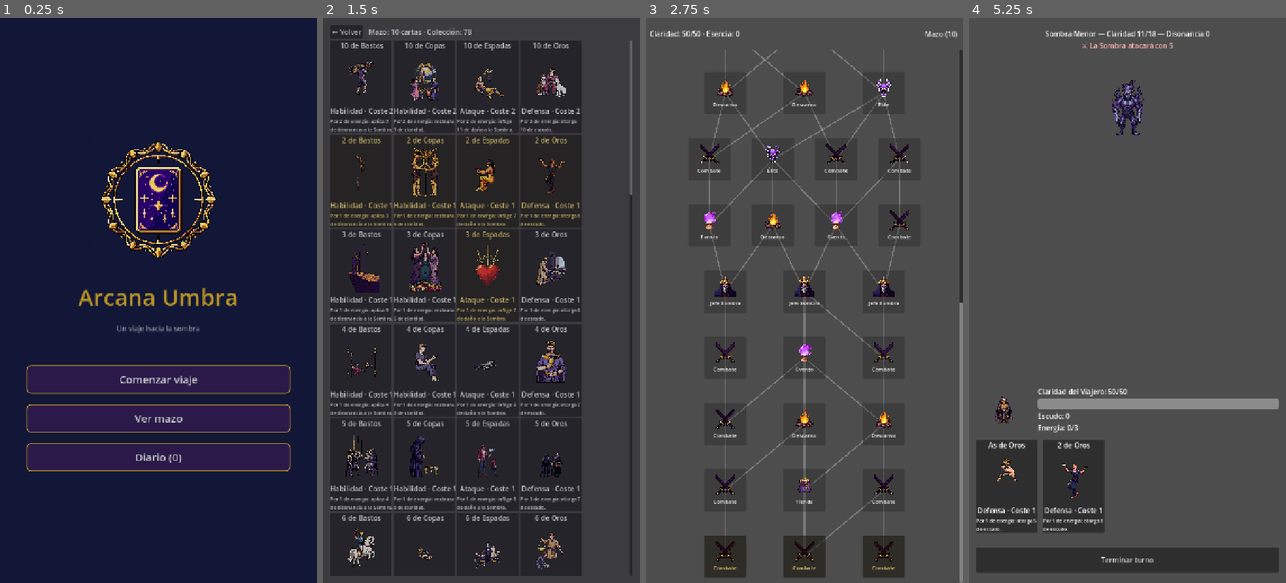
Above: before the commit, frames 1-4 (left to right).
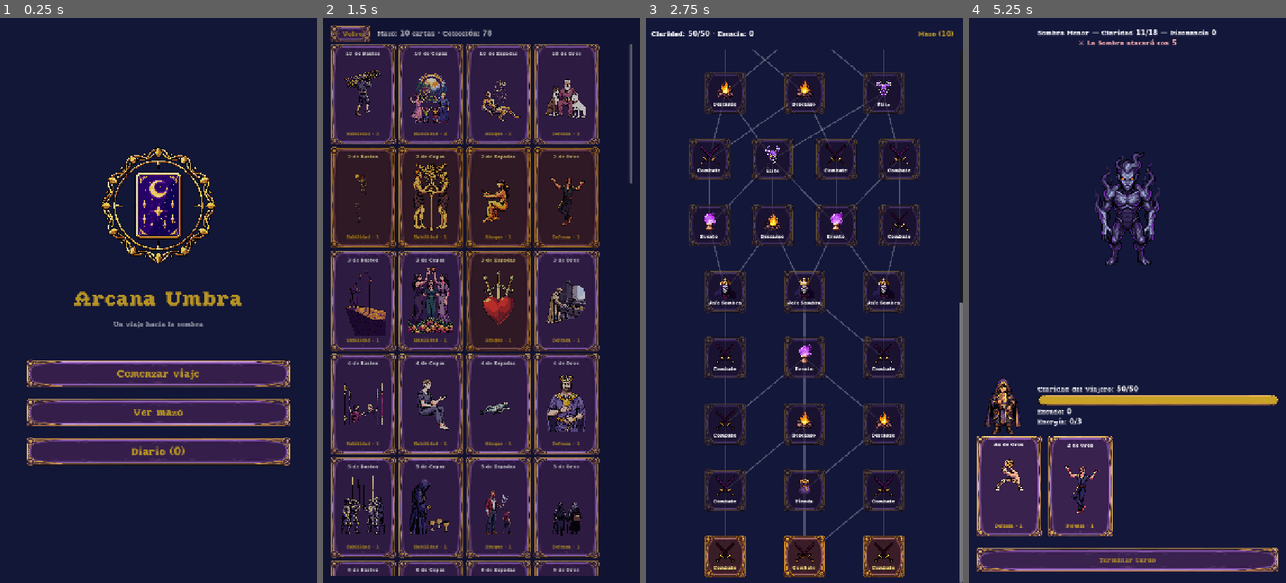
Above: after the commit, the same moments.

Repository: hugolesta/arcana-umbra
Game: Godot game, scene res://scenes/Main.tscn
Two runs of this game, one before a commit and one after it. Both use one fixed random seed, a clock stepped at 60 frames per second and the inputs below.
Inputs (mouse positions are in pixels of both pictures, inside the frame that each line leads up to):
- Up to frame 1 (0.25 s): no input
- Up to frame 2 (1.5 s): click "Comenzar viaje" at 0.5 s; click "Mazo (10)" at 1.25 s
- Up to frame 3 (2.75 s): click "← Volver" at 2 s
- Up to frame 4 (5.25 s): click (1048, 554) at 2.77 s; click (1007, 486) at 3.52 s; click (1010, 486) at 4.27 s; click (1073, 486) at 5.02 s

The runs differ from the first frame. In frame 1, 11% of the frame differs, in the area x 8-92%, y 21-81%; in frame 2, 59%; in frame 3, 93%; in frame 4, 99%, in the area x 0-100%, y 0-100%.

Commit message:
Corrige el tema PixelLab: no se estaba aplicando en el juego real
El tema construido en la fase anterior nunca llegaba a pantalla: Main es
un Node plano, así que la herencia de temas se cortaba ahí y
get_window().theme no alcanzaba a ninguna escena hija. Detectado
ejecutando el juego real con capturas de pantalla, no con el headless.

- El tema se aplica ahora por escena en _swap_to() (main.gd)
- Quitados los overrides StyleBoxFlat de title_scene.gd que pisaban el
  botón arcano del tema
- Fondo global (ColorRect en CanvasLayer layer -10) para que las escenas
  Control no muestren el gris por defecto de Godot
- MarginContainer explícito de 60px en event_scene.gd: el content_margin
  de un StyleBoxTexture no desplaza a los hijos de un PanelContainer
- sprite_strip.gd escala y centra por get_used_rect() en vez del tamaño
  del frame: los lienzos de PixelLab dejan mucho aire y los personajes
  salían diminutos y descentrados
- Ajustes de fuente/márgenes en card_ui.gd para que el contenido quepa
  dentro del marco ornamentado de las cartas

Nueva herramienta: tools/Screenshot.tscn recorre las 7 pantallas del
juego real y guarda un PNG de cada una. Añadido como séptimo comando de
verificación en CLAUDE.md junto con las trampas de UI documentadas para
no repetirlas.

Co-Authored-By: Claude Sonnet 5 <noreply@anthropic.com>

Diff:
--- a/scripts/main.gd
+++ b/scripts/main.gd
@@ -14,9 +14,23 @@
 
 
 func _ready() -> void:
-	get_window().theme = UITheme.build()
+	get_window().theme = UITheme.get_cached()
+	_build_background()
 	_build_fade_overlay()
 	show_title()
+
+
+func _build_background() -> void:
+	# Fondo global del juego: sin él, las escenas Control muestran el gris
+	# por defecto de Godot entre sus elementos.
+	var background := ColorRect.new()
+	background.color = UITheme.COLOR_BG
+	background.set_anchors_preset(Control.PRESET_FULL_RECT)
+	background.mouse_filter = Control.MOUSE_FILTER_IGNORE
+	var layer := CanvasLayer.new()
+	layer.layer = -10
+	add_child(layer)
+	layer.add_child(background)
 
 
 func _build_fade_overlay() -> void:
@@ -108,6 +122,9 @@
 	if _current:
 		_current.queue_free()
 	_current = load(scene_path).instantiate()
+	# La herencia de temas se corta en Main (Node plano): aplicar por escena.
+	if _current is Control:
+		_current.theme = UITheme.get_cached()
 	add_child(_current)
 	# Transición: la escena nueva entra con un fundido desde el color de fondo.
 	if _fade:
--- a/scripts/ui/card_ui.gd
+++ b/scripts/ui/card_ui.gd
@@ -7,7 +7,7 @@
 
 func _init(p_card: CardData) -> void:
 	card = p_card
-	custom_minimum_size = Vector2(140, 210)
+	custom_minimum_size = Vector2(150, 230)
 	clip_text = true
 	_build_content()
 	# Juice: la carta responde al tacto con un pequeño pop.
@@ -25,15 +25,24 @@
 
 
 func _build_content() -> void:
+	# Margen interior: el marco del botón arcano es ornamentado y el
+	# contenido debe quedar dentro, no encima de la filigrana.
+	var margin := MarginContainer.new()
+	margin.set_anchors_preset(Control.PRESET_FULL_RECT)
+	margin.mouse_filter = Control.MOUSE_FILTER_IGNORE
+	for side in ["left", "right", "top", "bottom"]:
+		margin.add_theme_constant_override("margin_" + side, 14)
+	add_child(margin)
+
 	var box := VBoxContainer.new()
-	box.set_anchors_preset(Control.PRESET_FULL_RECT)
 	box.mouse_filter = Control.MOUSE_FILTER_IGNORE
-	add_child(box)
+	margin.add_child(box)
 
 	var name_label := Label.new()
 	name_label.text = card.card_name
 	name_label.horizontal_alignment = HORIZONTAL_ALIGNMENT_CENTER
 	name_label.autowrap_mode = TextServer.AUTOWRAP_WORD_SMART
+	name_label.add_theme_font_size_override("font_size", 12)
 	name_label.mouse_filter = Control.MOUSE_FILTER_IGNORE
 	box.add_child(name_label)
 
@@ -48,14 +57,17 @@
 		box.add_child(image)
 
 	var info := Label.new()
-	info.text = "%s · Coste %d" % [card.type_name(), card.cost]
+	info.text = "%s · %d" % [card.type_name(), card.cost]
 	info.horizontal_alignment = HORIZONTAL_ALIGNMENT_CENTER
+	info.add_theme_font_size_override("font_size", 11)
+	info.add_theme_color_override("font_color", UITheme.COLOR_GOLD)
 	info.mouse_filter = Control.MOUSE_FILTER_IGNORE
 	box.add_child(info)
 
 	var plays := Label.new()
 	plays.text = card.possible_plays
 	plays.autowrap_mode = TextServer.AUTOWRAP_WORD_SMART
-	plays.add_theme_font_size_override("font_size", 11)
+	plays.add_theme_font_size_override("font_size", 9)
+	plays.clip_text = true
 	plays.mouse_filter = Control.MOUSE_FILTER_IGNORE
 	box.add_child(plays)
--- a/scripts/ui/combat_scene.gd
+++ b/scripts/ui/combat_scene.gd
@@ -97,15 +97,14 @@
 	layout.add_child(_intent_label)
 
 	# Hueco para la Sombra: animación de personaje o imagen estática (setup()).
+	# Expande para ocupar el espacio libre entre la cabecera y la zona del
+	# jugador, en vez de dejar un vacío muerto en el centro de la pantalla.
 	_enemy_slot = CenterContainer.new()
 	_enemy_slot.custom_minimum_size = Vector2(256, 256)
+	_enemy_slot.size_flags_vertical = Control.SIZE_EXPAND_FILL
 	layout.add_child(_enemy_slot)
 
 	layout.add_child(HSeparator.new())
-
-	var spacer := Control.new()
-	spacer.size_flags_vertical = Control.SIZE_EXPAND_FILL
-	layout.add_child(spacer)
 
 	# Zona del jugador: sprite del Viajero a la izquierda, stats a la derecha.
 	var player_row := HBoxContainer.new()
@@ -137,7 +136,7 @@
 	stats.add_child(_energy_label)
 
 	var hand_scroll := ScrollContainer.new()
-	hand_scroll.custom_minimum_size.y = 240
+	hand_scroll.custom_minimum_size.y = 250
 	hand_scroll.horizontal_scroll_mode = ScrollContainer.SCROLL_MODE_AUTO
 	hand_scroll.vertical_scroll_mode = ScrollContainer.SCROLL_MODE_DISABLED
 	layout.add_child(hand_scroll)
--- a/scripts/ui/event_scene.gd
+++ b/scripts/ui/event_scene.gd
@@ -69,7 +69,7 @@
 	if _card.icon:
 		var image := TextureRect.new()
 		image.texture = _card.icon
-		image.custom_minimum_size = Vector2(160, 240)
+		image.custom_minimum_size = Vector2(140, 210)
 		image.expand_mode = TextureRect.EXPAND_IGNORE_SIZE
 		image.stretch_mode = TextureRect.STRETCH_KEEP_ASPECT_CENTERED
 		image.texture_filter = CanvasItem.TEXTURE_FILTER_NEAREST
@@ -84,16 +84,28 @@
 	card_label.add_theme_font_size_override("font_size", 22)
 	layout.add_child(card_label)
 
+	# El significado va dentro del panel arcano del tema (marco PixelLab).
+	var meaning_panel := PanelContainer.new()
+	meaning_panel.size_flags_vertical = Control.SIZE_EXPAND_FILL
+	meaning_panel.custom_minimum_size.y = 260
+	layout.add_child(meaning_panel)
+
+	# MarginContainer explícito: el content_margin del StyleBoxTexture no
+	# desplaza a los hijos de un PanelContainer con scroll dentro.
+	var meaning_margin := MarginContainer.new()
+	# 60px: la filigrana del marco arcano ocupa ~56px por lado.
+	for side in ["left", "right", "top", "bottom"]:
+		meaning_margin.add_theme_constant_override("margin_" + side, 60)
+	meaning_panel.add_child(meaning_margin)
+
 	var meaning_scroll := ScrollContainer.new()
-	meaning_scroll.custom_minimum_size.y = 200
-	meaning_scroll.size_flags_vertical = Control.SIZE_EXPAND_FILL
-	layout.add_child(meaning_scroll)
+	meaning_scroll.horizontal_scroll_mode = ScrollContainer.SCROLL_MODE_DISABLED
+	meaning_margin.add_child(meaning_scroll)
 
 	var meaning := Label.new()
 	meaning.text = _card.reversed_meaning if _reversed else _card.upright_meaning
 	meaning.autowrap_mode = TextServer.AUTOWRAP_WORD_SMART
 	meaning.size_flags_horizontal = Control.SIZE_EXPAND_FILL
-	meaning.custom_minimum_size.x = 620
 	meaning_scroll.add_child(meaning)
 
 	var question_label := Label.new()
--- a/scripts/ui/sprite_strip.gd
+++ b/scripts/ui/sprite_strip.gd
@@ -38,12 +38,29 @@
 	sprite.name = "Sprite"
 	sprite.sprite_frames = idle
 	sprite.texture_filter = CanvasItem.TEXTURE_FILTER_NEAREST
-	var frame_size: float = idle.get_frame_texture("default", 0).get_width()
-	sprite.scale = Vector2.ONE * (display_size / frame_size)
-	sprite.position = Vector2(display_size, display_size) / 2.0
+	# El lienzo de PixelLab deja mucho aire alrededor del personaje: escalar
+	# por el alto real del arte (no del frame) para que llene el hueco.
+	var first := idle.get_frame_texture("default", 0)
+	var frame_size: float = first.get_width()
+	var art := _art_rect(first)
+	var reference: float = art.size.y if art.size.y > 0.0 else frame_size
+	var factor := display_size / reference
+	sprite.scale = Vector2.ONE * factor
+	# Centrar por el arte visible, no por el lienzo (PixelLab deja aire).
+	var art_center := art.position + art.size / 2.0 if art.size.y > 0.0 \
+			else Vector2(frame_size, frame_size) / 2.0
+	sprite.position = Vector2(display_size, display_size) / 2.0 \
+			+ (Vector2(frame_size, frame_size) / 2.0 - art_center) * factor
 	sprite.play("default")
 	holder.add_child(sprite)
 	return holder
+
+
+## Rectángulo del arte visible dentro del lienzo (ignora el aire transparente).
+static func _art_rect(texture: Texture2D) -> Rect2:
+	var image := texture.get_image()
+	var used := image.get_used_rect()
+	return Rect2(used.position, used.size)
 
 
 ## Reproduce una animación una vez sobre el AnimatedSprite2D de un holder
--- a/scripts/ui/title_scene.gd
+++ b/scripts/ui/title_scene.gd
@@ -18,11 +18,6 @@
 
 func _ready() -> void:
 	set_anchors_preset(Control.PRESET_FULL_RECT)
-
-	var background := ColorRect.new()
-	background.color = COLOR_BG
-	background.set_anchors_preset(Control.PRESET_FULL_RECT)
-	add_child(background)
 
 	var layout := VBoxContainer.new()
 	layout.set_anchors_preset(Control.PRESET_FULL_RECT)
@@ -73,24 +68,11 @@
 
 
 func _make_button(text: String, on_pressed: Callable) -> Button:
+	# Sin overrides de estilo: el botón arcano del tema global (ui_theme.gd)
+	# es quien viste estos botones.
 	var button := Button.new()
 	button.text = text
 	button.custom_minimum_size.y = 64
 	button.add_theme_font_size_override("font_size", 24)
 	button.pressed.connect(on_pressed)
-
-	var style := StyleBoxFlat.new()
-	style.bg_color = COLOR_PANEL
-	style.border_color = COLOR_GOLD
-	style.set_border_width_all(2)
-	style.set_corner_radius_all(10)
-	button.add_theme_stylebox_override("normal", style)
-
-	var hover := style.duplicate()
-	hover.bg_color = COLOR_PANEL.lightened(0.15)
-	button.add_theme_stylebox_override("hover", hover)
-
-	var pressed_style := style.duplicate()
-	pressed_style.bg_color = COLOR_BG
-	button.add_theme_stylebox_override("pressed", pressed_style)
 	return button
--- a/scripts/ui/ui_theme.gd
+++ b/scripts/ui/ui_theme.gd
@@ -12,6 +12,16 @@
 
 const COLOR_GOLD := Color("c9a227")
 const COLOR_BG := Color("13173a")
+
+static var _cached: Theme
+
+
+## El tema se aplica POR ESCENA en main.gd (_swap_to): la cadena de herencia
+## de temas se rompe en nodos que no son Control/Window, y Main es un Node.
+static func get_cached() -> Theme:
+	if _cached == null:
+		_cached = build()
+	return _cached
 
 
 static func build() -> Theme:
@@ -39,8 +49,11 @@
 		theme.set_color("font_hover_color", "Button", Color(1.0, 0.9, 0.5))
 
 	if ResourceLoader.exists(PANEL_PATH):
-		theme.set_stylebox("panel", "Panel", _nine_slice(PANEL_PATH, 56))
-		theme.set_stylebox("panel", "PanelContainer", _nine_slice(PANEL_PATH, 56))
+		# content_margin generoso: el marco es ornamentado y el contenido
+		# debe quedar DENTRO del filigrana, no encima.
+		theme.set_stylebox("panel", "Panel", _nine_slice(PANEL_PATH, 56, Rect2(), 46))
+		theme.set_stylebox("panel", "PanelContainer", _nine_slice(PANEL_PATH, 56, Rect2(), 46))
+		theme.set_stylebox("panel", "AcceptDialog", _nine_slice(PANEL_PATH, 56, Rect2(), 46))
 
 	if ResourceLoader.exists(BAR_PATH):
 		# El asset trae dos piezas; la barra fina vive en esta región del PNG.
@@ -55,11 +68,12 @@
 	return theme
 
 
-static func _nine_slice(path: String, margin: int, region := Rect2()) -> StyleBoxTexture:
+static func _nine_slice(path: String, margin: int, region := Rect2(),
+		content_margin: float = -1.0) -> StyleBoxTexture:
 	var style := StyleBoxTexture.new()
 	style.texture = load(path)
 	if region.size != Vector2.ZERO:
 		style.region_rect = region
 	style.set_texture_margin_all(margin)
-	style.set_content_margin_all(margin * 0.55)
+	style.set_content_margin_all(content_margin if content_margin >= 0.0 else margin * 0.55)
 	return style
--- /dev/null
+++ b/tools/Screenshot.tscn
@@ -0,0 +1,6 @@
+[gd_scene load_steps=2 format=3]
+
+[ext_resource type="Script" path="res://tools/screenshot.gd" id="1_shot"]
+
+[node name="Screenshot" type="Node"]
+script = ExtResource("1_shot")
--- /dev/null
+++ b/tools/screenshot.gd
@@ -0,0 +1,47 @@
+extends Node
+## Capturas de pantalla reales del juego para inspección visual. Uso:
+##   ARCANA_TEST=1 ARCANA_SHOT_DIR=/ruta godot --path . res://tools/Screenshot.tscn
+## Abre la ventana, recorre título -> mapa -> combate -> mazo -> evento y
+## guarda un PNG por pantalla en ARCANA_SHOT_DIR (o user://shots).
+
+var _main: Node
+var _dir := "user://shots"
+
+
+func _ready() -> void:
+	var env := OS.get_environment("ARCANA_SHOT_DIR")
+	if not env.is_empty():
+		_dir = env
+	DirAccess.make_dir_recursive_absolute(_dir)
+	_main = load("res://scenes/Main.tscn").instantiate()
+	add_child(_main)
+	_run()
+
+
+func _run() -> void:
+	await _shot("01_titulo")
+	_main.show_map()
+	await _shot("02_mapa")
+	var node := MapNode.new()
+	node.node_type = MapNode.NodeType.JEFE_SOMBRA
+	node.floor_index = 4
+	_main._start_combat(node)
+	await _shot("03_combate")
+	_main.show_deck_builder()
+	await _shot("04_mazo")
+	_main._start_event(node)
+	await _shot("05_evento")
+	_main._start_shop(node)
+	await _shot("06_tienda")
+	_main.show_journal()
+	await _shot("07_diario")
+	print("CAPTURAS: 7 guardadas en ", _dir)
+	get_tree().quit()
+
+
+func _shot(shot_name: String) -> void:
+	# Dos frames para layout + el fundido de entrada casi completo.
+	await get_tree().create_timer(0.6).timeout
+	await RenderingServer.frame_post_draw
+	var image := get_viewport().get_texture().get_image()
+	image.save_png(_dir.path_join(shot_name + ".png"))
Not shown, added: tools/screenshot.gd.uid
Not shown, changed: CLAUDE.md
